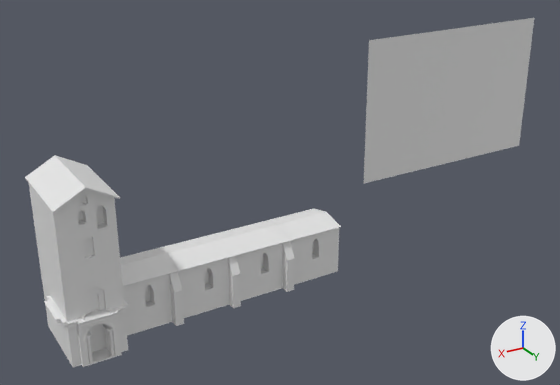
The Blender file BLENDER/abbaye_gellone.blend, before and after one commit.
Rendered twice from a 50 mm lens placed at (40.3, 72.2, 50.5), pointed at (-3.8, -1.2, 13.7). The lights are fixed; the arrows at lower right show +X, +Y and +Z.

The scene before the commit, as lines of its bpy script (objects in view):
```python
me_cube_001 = bpy.data.meshes.new('Cube.001')
me_cube_001.from_pydata(...)  # 856 vertices, 701 faces; spans x -1.15..1.29, y -1.01..1.22, z -1.2..1.0
me_cube_002 = bpy.data.meshes.new('Cube.002')
me_cube_002.from_pydata(...)  # 244 vertices, 183 faces; spans x -8.45..1.0, y -1.0..1.38, z -1.0..1.35
me_plane = bpy.data.meshes.new('Plane')
me_plane.from_pydata([(-1.0, -1.0, 0.0), (1.0, -1.0, 0.0), (-1.0, 1.0, 0.0), (1.0, 1.0, 0.0)], [], [(0, 1, 3, 2)])
ob_cube = bpy.data.objects.new('Cube', me_cube_001)
ob_cube.location = (21.43, 0.0, 11.51)
ob_cube.scale = (3.0, 4.5, -9.0)
ob_cube_002 = bpy.data.objects.new('Cube.002', me_cube_002)
ob_cube_002.location = (15.45, -0.97, 5.59)
ob_cube_002.scale = (3.07, 2.86, 3.04)
ob_plane = bpy.data.objects.new('Plane', me_plane)
ob_plane.location = (-29.35, -0.36, 21.79)
ob_plane.rotation_euler = (-1.56, 0.0, 0.0)  # degrees (-89, 0, 0)
ob_plane.scale = (13.8, 9.08, 12.6)
```
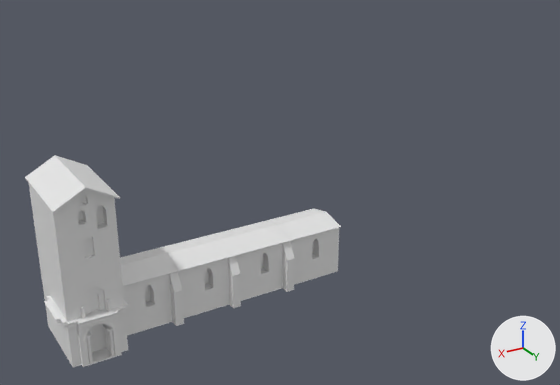
What differs and where, as boxes (x1, y1, x2, y2) in the pictures (560 x 385 px):
'Plane', hidden
    before: (364, 18, 534, 183)

Diff of the bpy script that builds the scene:
```diff
--- a/BLENDER/abbaye_gellone.blend.py
+++ b/BLENDER/abbaye_gellone.blend.py
@@ ob_plane @@
 ob_plane.scale = (13.8, 9.08, 12.6)
+ob_plane.hide_set(True)  # its collection is switched off
```
